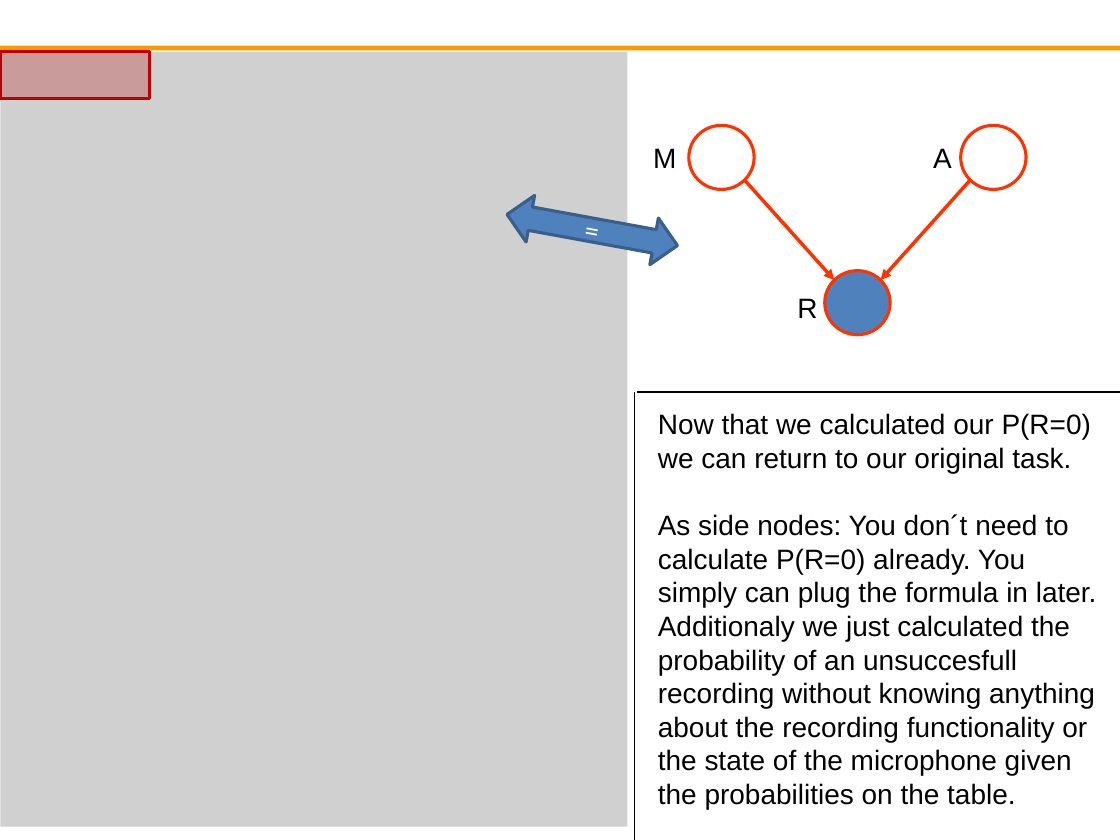
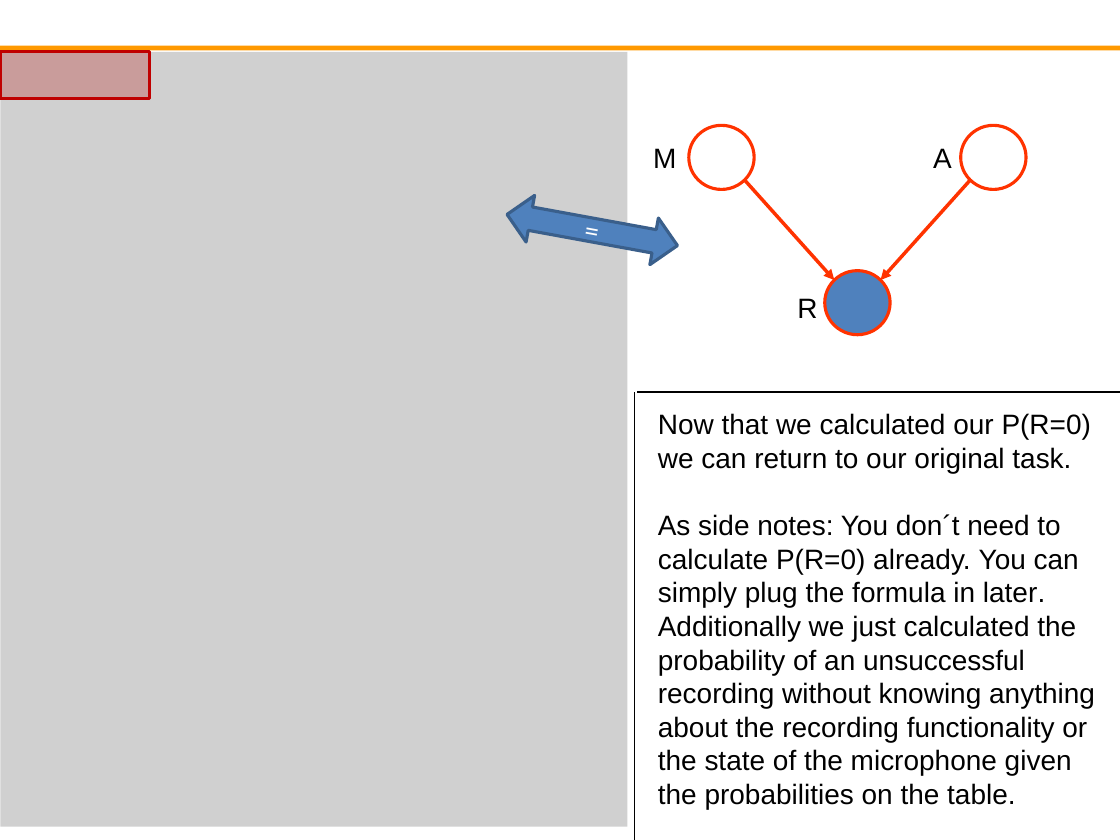
Before and after one commit to fabian9697/IANN_group30, a slide deck: slide 8 of Homework_Jacqueline/Neuroinformatic/Task12_Group30.pptx. Drawn at 1120x840 pixels with LibreOffice and Linux fonts; fonts in the diff are those of the drawing; grey boxes stand for pictures; background and template pictures are left out. Boxes give left, top, right and bottom in pixels: in the first picture for what was removed or moved away, otherwise in the second. Text is boxed around its words. In the diff, an @@ line names an element or a change of style, - is before the commit and + after.

```diff
--- a/Homework_Jacqueline/Neuroinformatic/Task12_Group30.pptx
+++ b/Homework_Jacqueline/Neuroinformatic/Task12_Group30.pptx
@@ text at [658, 514, 1095, 809]: text changed @@
-As side nodes: You don´t need to calculate P(R=0) already. You simply can plug the formula in later.
-Additionaly we just calculated the probability of an unsuccesfull recording without knowing anything about the recording functionality or the state of the microphone given the probabilities on the table.
+As side notes: You don´t need to calculate P(R=0) already. You can simply plug the formula in later.
+Additionally we just calculated the probability of an unsuccessful recording without knowing anything about the recording functionality or the state of the microphone given the probabilities on the table.
```
Also in this commit, not shown: 3 other slides changed.
